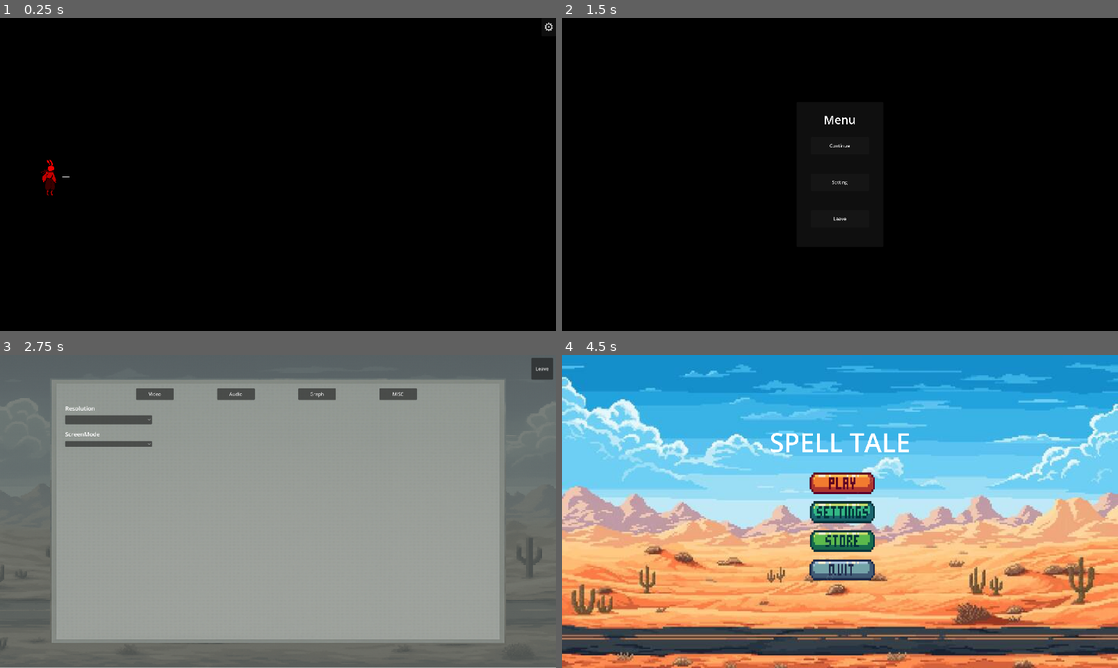
Above: before the commit, frames 1-4 (two rows, left to right).
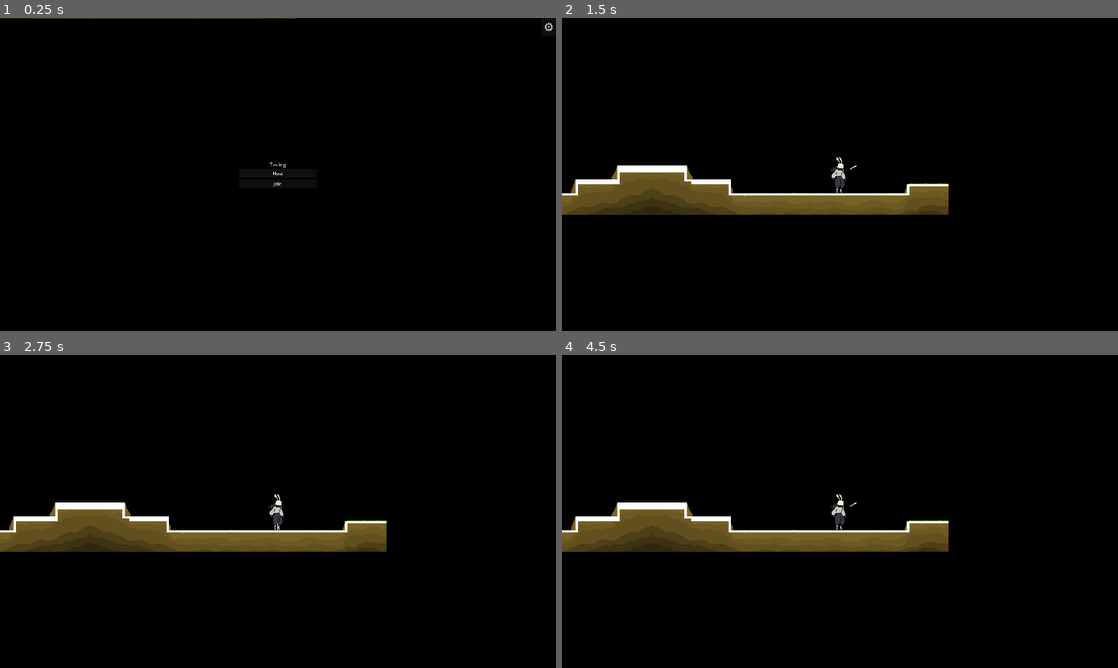
Above: after the commit, the same moments.

Repository: RobinLiu69/Spell-Tale
Game: Godot game, scene res://scenes/training_room.tscn
The game is run twice, just before and just after one commit, with the same random seed, the same clock (stepped at 60 frames per second) and the same inputs. This scene is started directly instead of the project's main scene.
Inputs (mouse positions are in pixels of both pictures, inside the frame that each line leads up to):
- Up to frame 1 (0.25 s): no input
- Up to frame 2 (1.5 s): click (840, 174) at 0.5 s, where only the run after the commit has a clickable "Host"; click (1112, 27) at 1.25 s, where only the run before the commit has a clickable "⚙️"
- Up to frame 3 (2.75 s): click (278, 517) at 2 s, where only the run before the commit has a clickable "Setting"
- Up to frame 4 (4.5 s): click (1106, 367) at 2.75 s, where only the run before the commit has a clickable "Leave"; click (840, 555) at 3.5 s, where only the run before the commit has a clickable "Leave"; click (1106, 367) at 4.25 s, where only the run before the commit has a clickable "Back"

The runs differ from the first frame. In frame 1, 0.3% of the frame differs, in the area x 0-54%, y 0-57%; in frame 2, 7.2%; in frame 3, 100%, in the area x 0-100%, y 0-100%; in frame 4, 100%.

Commit message:
Fix trainingroom and add menu

Diff:
--- /dev/null
+++ b/scenes/esc_menu.gd
@@ -0,0 +1,20 @@
+extends PanelContainer
+
+
+@onready var esc_menu: PanelContainer = $"."
+@onready var multiplayer_ui: Control = $"../Multiplayer"
+
+func _on_leave_button_pressed() -> void:
+	get_tree().change_scene_to_file("res://scenes/modechoice.tscn")
+
+
+
+func _on_continue_button_pressed() -> void:
+	toggle_pause_menu()
+
+
+func toggle_pause_menu():
+	esc_menu.visible = ! Global.menu_status
+	if Global.multiplayer_ui_status:
+		multiplayer_ui.visible = Global.menu_status
+	Global.menu_status = ! Global.menu_status
--- a/scenes/game.tscn
+++ b/scenes/game.tscn
@@ -1,8 +1,9 @@
-[gd_scene load_steps=7 format=4 uid="uid://bp1th31aar6d4"]
+[gd_scene load_steps=8 format=4 uid="uid://bp1th31aar6d4"]
 
 [ext_resource type="Script" uid="uid://bsnb8032mibp5" path="res://scripts/game.gd" id="1_lnu2h"]
 [ext_resource type="PackedScene" uid="uid://baeupmwvx1kib" path="res://scenes/player.tscn" id="2_lnu2h"]
 [ext_resource type="Texture2D" uid="uid://bb5uogctpos7y" path="res://resources/maps/icon.png" id="2_yqjtg"]
+[ext_resource type="Script" uid="uid://cpv6d2vojbwjl" path="res://scenes/esc_menu.gd" id="3_iywne"]
 [ext_resource type="Texture2D" uid="uid://bj7l18fpqbdkv" path="res://resources/maps/map1.png" id="3_lbhrr"]
 
 [sub_resource type="TileSetAtlasSource" id="TileSetAtlasSource_lnu2h"]
@@ -23,6 +24,65 @@
 player_scene = ExtResource("2_lnu2h")
 
 [node name="UI" type="CanvasLayer" parent="."]
+
+[node name="ESCMenu" type="PanelContainer" parent="UI"]
+visible = false
+custom_minimum_size = Vector2(300, 500)
+anchors_preset = 8
+anchor_left = 0.5
+anchor_top = 0.5
+anchor_right = 0.5
+anchor_bottom = 0.5
+offset_left = -150.0
+offset_top = -250.0
+offset_right = 150.0
+offset_bottom = 250.0
+grow_horizontal = 2
+grow_vertical = 2
+script = ExtResource("3_iywne")
+
+[node name="VBoxContainer" type="VBoxContainer" parent="UI/ESCMenu"]
+layout_mode = 2
+size_flags_horizontal = 4
+theme_override_constants/separation = 30
+
+[node name="seperator" type="Control" parent="UI/ESCMenu/VBoxContainer"]
+layout_mode = 2
+
+[node name="MenuTitle" type="Label" parent="UI/ESCMenu/VBoxContainer"]
+layout_mode = 2
+theme_override_font_sizes/font_size = 40
+text = "Menu"
+horizontal_alignment = 1
+vertical_alignment = 1
+
+[node name="seperator2" type="Control" parent="UI/ESCMenu/VBoxContainer"]
+layout_mode = 2
+
+[node name="ContinueButton" type="Button" parent="UI/ESCMenu/VBoxContainer"]
+custom_minimum_size = Vector2(200, 60)
+layout_mode = 2
+theme_override_font_sizes/font_size = 20
+text = "Continue"
+
+[node name="seperator3" type="Control" parent="UI/ESCMenu/VBoxContainer"]
+layout_mode = 2
+
+[node name="SettingButton" type="Button" parent="UI/ESCMenu/VBoxContainer"]
+custom_minimum_size = Vector2(200, 60)
+layout_mode = 2
+theme_override_font_sizes/font_size = 20
+text = "Setting
+"
+
+[node name="seperator4" type="Control" parent="UI/ESCMenu/VBoxContainer"]
+layout_mode = 2
+
+[node name="LeaveButton" type="Button" parent="UI/ESCMenu/VBoxContainer"]
+custom_minimum_size = Vector2(200, 60)
+layout_mode = 2
+theme_override_font_sizes/font_size = 20
+text = "Leave"
 
 [node name="Multiplayer" type="Control" parent="UI"]
 layout_mode = 3
@@ -83,5 +143,7 @@
 [node name="SpwnPoint2" type="Marker2D" parent="Level"]
 position = Vector2(-584, -217)
 
+[connection signal="pressed" from="UI/ESCMenu/VBoxContainer/ContinueButton" to="UI/ESCMenu" method="_on_continue_button_pressed"]
+[connection signal="pressed" from="UI/ESCMenu/VBoxContainer/LeaveButton" to="UI/ESCMenu" method="_on_leave_button_pressed"]
 [connection signal="pressed" from="UI/Multiplayer/VBoxContainer/Host" to="." method="_on_host_pressed"]
 [connection signal="pressed" from="UI/Multiplayer/VBoxContainer/Join" to="." method="_on_join_pressed"]
--- a/scenes/main.tscn
+++ b/scenes/main.tscn
@@ -4,7 +4,6 @@
 [ext_resource type="PackedScene" uid="uid://bt2vdvk6lle2x" path="res://scenes/main_menu.tscn" id="2_sugp2"]
 
 [node name="MainMenu" type="Node2D"]
-position = Vector2(1, 0)
 script = ExtResource("1_0wfyh")
 
 [node name="CanvasLayer" type="CanvasLayer" parent="."]
--- a/scenes/modechoice.tscn
+++ b/scenes/modechoice.tscn
@@ -34,7 +34,7 @@
 
 [node name="VBoxContainer" type="VBoxContainer" parent="MarginContainer/MainUITexture/MarginContainer"]
 layout_mode = 2
-theme_override_constants/separation = 80
+theme_override_constants/separation = 170
 
 [node name="LeaveButton" type="Button" parent="MarginContainer/MainUITexture/MarginContainer/VBoxContainer"]
 custom_minimum_size = Vector2(75, 75)
--- a/scenes/training_room.tscn
+++ b/scenes/training_room.tscn
@@ -1,7 +1,7 @@
 [gd_scene load_steps=4 format=3 uid="uid://dy1ru48p06lmr"]
 
-[ext_resource type="PackedScene" uid="uid://baeupmwvx1kib" path="res://scenes/player.tscn" id="1_3chlo"]
 [ext_resource type="Script" uid="uid://dxcgsa3iygtui" path="res://scripts/UI/training_room.gd" id="1_r1ea3"]
+[ext_resource type="PackedScene" uid="uid://bp1th31aar6d4" path="res://scenes/game.tscn" id="2_k5emf"]
 [ext_resource type="Texture2D" uid="uid://cyk7oraywdkgj" path="res://resources/images/settingbackground.png" id="3_k5emf"]
 
 [node name="TrainingRoom" type="Node2D"]
@@ -22,8 +22,7 @@
 theme_override_font_sizes/font_size = 40
 text = "⚙️"
 
-[node name="Player" parent="MainScreen" instance=ExtResource("1_3chlo")]
-position = Vector2(174, 548)
+[node name="Game" parent="MainScreen/Buttoncontainer" instance=ExtResource("2_k5emf")]
 
 [node name="CanvasLayer" type="CanvasLayer" parent="."]
 
--- a/scripts/UI/achievement.gd
+++ b/scripts/UI/achievement.gd
@@ -18,7 +18,7 @@
 	show_achievement(
 		"First Combat",
 		"You finished your first combat with other",
-		true
+		Global.achivement1_status
 	)
 	buttonseperator.visible = true
 
--- a/scripts/UI/global.gd
+++ b/scripts/UI/global.gd
@@ -2,3 +2,7 @@
 
 var previous_scene_path: String = ""
 var pause_status: bool = false
+var achivement1_status: bool = false
+var is_multiplayer_mode: bool = true
+var menu_status: bool = false
+var multiplayer_ui_status: bool = true
--- a/scripts/UI/modechoice.gd
+++ b/scripts/UI/modechoice.gd
@@ -6,12 +6,11 @@
 func _on_leave_button_pressed() -> void:
 	get_tree().change_scene_to_file("res://scenes/main_menu.tscn")
 
-
+func _on_battle_button_pressed() -> void:
+	Global.is_multiplayer_mode = true
+	get_tree().change_scene_to_file("res://scenes/game.tscn")
 
 
 func _on_training_modebutton_pressed() -> void:
+	Global.is_multiplayer_mode = false
 	get_tree().change_scene_to_file("res://scenes/training_room.tscn")
-
-
-func _on_battle_button_pressed() -> void:
-	get_tree().change_scene_to_file("res://scenes/game.tscn")
--- a/scripts/UI/training_room.gd
+++ b/scripts/UI/training_room.gd
@@ -14,7 +14,6 @@
 	if Global.pause_status:
 		Global.pause_status = ! Global.pause_status
 		toggle_pause_menu()
-		print(Global.pause_status)
 	else:
 		pass
 
@@ -58,7 +57,8 @@
 	main_screen.visible = false
 
 
-#Setting Menu
+#======================================= Setting Menu ==============================================
+
 func _on_leave_setting_button_pressed() -> void:
 	setting_screen.visible = false
 	menucontainer.visible = true
--- a/scripts/game.gd
+++ b/scripts/game.gd
@@ -3,6 +3,9 @@
 
 @export var player_scene: PackedScene
 @onready var multiplayer_ui = $UI/Multiplayer
+@onready var esc_menu: PanelContainer = $UI/ESCMenu
+
+
 
 var peer = ENetMultiplayerPeer.new()
 
@@ -10,8 +13,22 @@
 
 # Called when the node enters the scene tree for the first time.
 func _ready() -> void:
-	$MultiplayerSpawner.spawn_function = add_player
+	if Global.is_multiplayer_mode:
+		$MultiplayerSpawner.spawn_function = add_player
+	else:
+		var player = add_player(1)
+		add_child(player)
+		multiplayer_ui.hide()
 
+func _input(event) -> void:
+	if event.is_action_pressed("ui_cancel"):
+		toggle_pause_menu()
+
+func toggle_pause_menu():
+	esc_menu.visible = ! Global.menu_status
+	if Global.multiplayer_ui_status:
+		multiplayer_ui.visible = Global.menu_status
+	Global.menu_status = ! Global.menu_status
 
 # Called every frame. 'delta' is the elapsed time since the previous frame.
 func _process(delta: float) -> void:
@@ -21,7 +38,6 @@
 func _on_host_pressed() -> void:
 	peer.create_server(25565)
 	multiplayer.multiplayer_peer = peer
-
 	$MultiplayerSpawner.spawn_function = add_player
 
 	multiplayer.peer_connected.connect(
@@ -32,19 +48,21 @@
 
 	$MultiplayerSpawner.spawn(multiplayer.get_unique_id())
 	multiplayer_ui.hide()
+	Global.multiplayer_ui_status = false
 
 
 func _on_join_pressed() -> void:
 	peer.create_client("localhost", 25565)
 	multiplayer.multiplayer_peer = peer
 	multiplayer_ui.hide()
+	Global.multiplayer_ui_status = false
 
 
 func add_player(pid) -> Node2D:
 	var player: Player = player_scene.instantiate()
-
 	player.name = str(pid)
 	player.global_position = $Level.get_child(players.size()).global_position
+	player.is_multiplayer_mode = Global.is_multiplayer_mode
 	players.append(player)
 
 
--- a/scripts/player.gd
+++ b/scripts/player.gd
@@ -2,7 +2,7 @@
 extends CharacterBody2D
 
 @onready var marker: Marker2D = $SpellCon/Marker2D
-
+var is_multiplayer_mode: bool = true
 
 
 const SPEED = 300.0
@@ -14,23 +14,23 @@
 var spell_2: String
 
 func _enter_tree() -> void:
-	set_multiplayer_authority(int(str(name)))
+	if is_multiplayer_mode:
+		set_multiplayer_authority(int(str(name)))
 
 func _ready() -> void:
 	spell_1 = "fireball"
 	spell_2 = "fire_aura"
 
-
-	$CamOrigin/Camera2D.enabled = is_multiplayer_authority()
-
-	if !is_multiplayer_authority():
-		$PlayerSprite.modulate = Color.RED
-
+	if is_multiplayer_mode:
+		$CamOrigin/Camera2D.enabled = is_multiplayer_authority()
+		if !is_multiplayer_authority():
+			$PlayerSprite.modulate = Color.RED
+	else:
+		$CamOrigin/Camera2D.enabled = true
+		$PlayerSprite.modulate = Color(1,1,1,1)
 func _physics_process(delta: float) -> void:
-	if !is_multiplayer_authority():
+	if is_multiplayer_mode && !is_multiplayer_authority():
 		return
-
-
 	$SpellCon.look_at(get_global_mouse_position())
 
 	# Add the gravity.
Not shown, added: scenes/esc_menu.gd.uid
